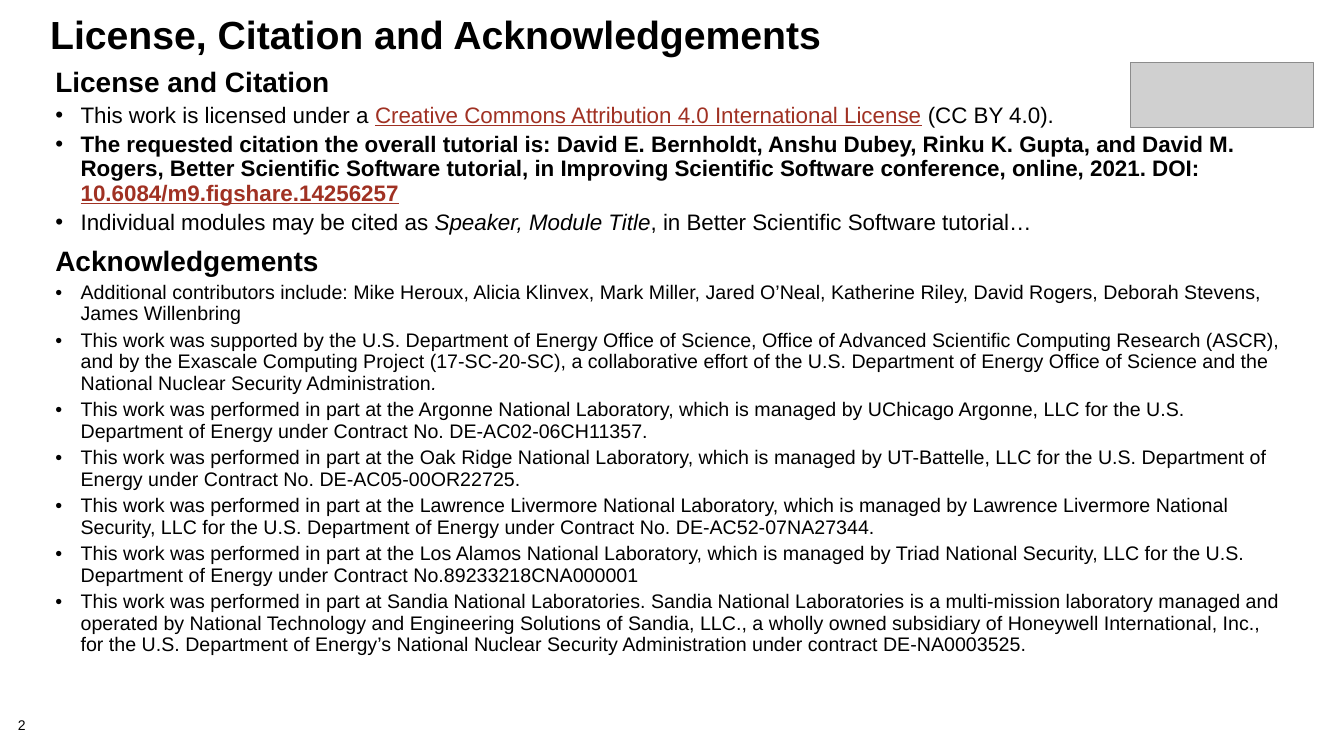
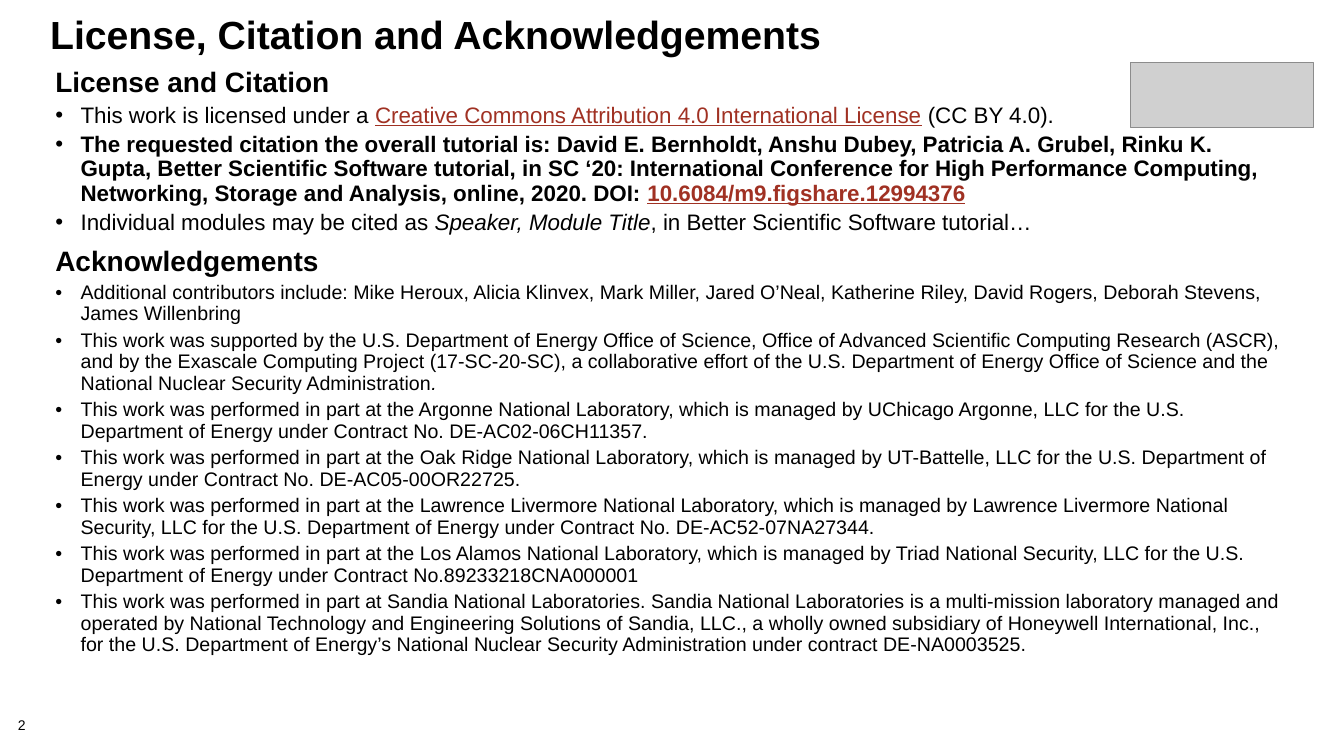
Before and after one commit to bssw-tutorial/presentations, a slide deck: slide 2 of final-presentations/2021-04-12-ecpam/03-testing2.pptx. Drawn at 1344x756 pixels with LibreOffice and Linux fonts; fonts in the diff are those of the drawing; grey boxes stand for pictures; background and template pictures are left out. Boxes give left, top, right and bottom in pixels: in the first picture for what was removed or moved away, otherwise in the second. Text is boxed around its words. In the diff, an @@ line names an element or a change of style, - is before the commit and + after.

```diff
--- a/final-presentations/2021-04-12-ecpam/03-testing2.pptx
+++ b/final-presentations/2021-04-12-ecpam/03-testing2.pptx
@@ text at [81,135,1258,206]: text changed @@
-• The requested citation the overall tutorial is: David E. Bernholdt, Anshu Dubey, Rinku K. Gupta, and David M. Rogers, Better Scientific Software tutorial, in Improving Scientific Software conference, online, 2021. DOI: 10.6084/m9.figshare.14256257
+• The requested citation the overall tutorial is: David E. Bernholdt, Anshu Dubey, Patricia A. Grubel, Rinku K. Gupta, Better Scientific Software tutorial, in SC ‘20: International Conference for High Performance Computing, Networking, Storage and Analysis, online, 2020. DOI: 10.6084/m9.figshare.12994376
```
Also in this commit, not shown: 7 other slides changed, 7 slides removed, 1 other file.
